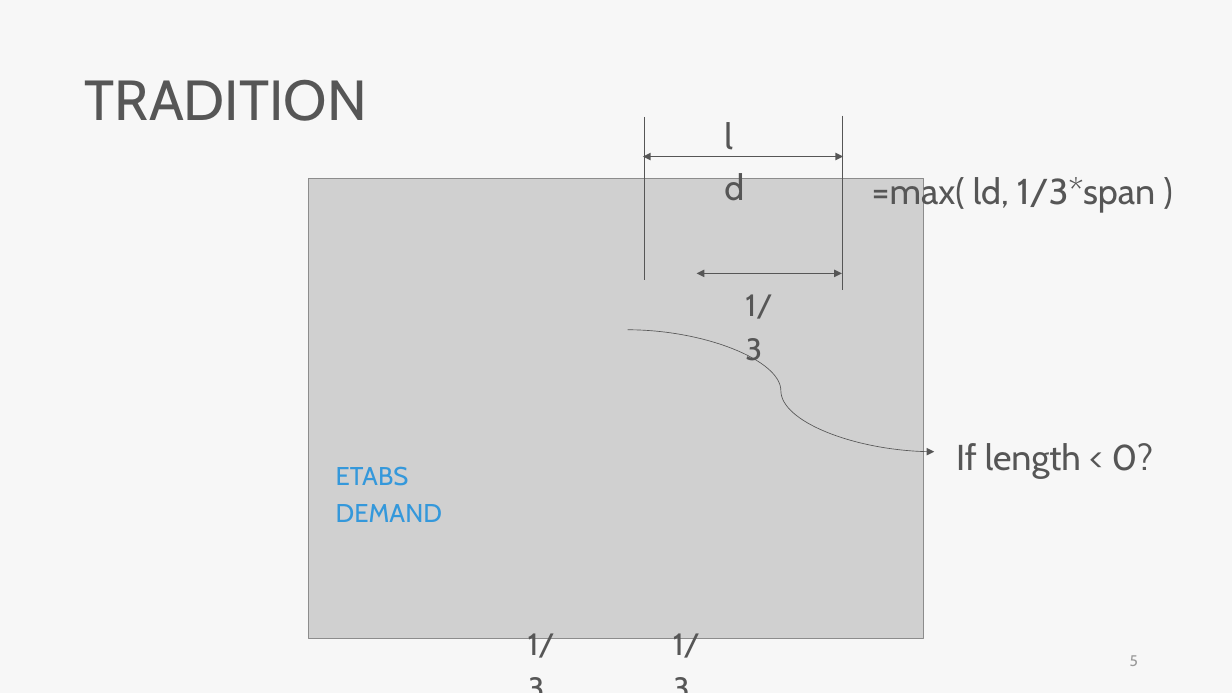
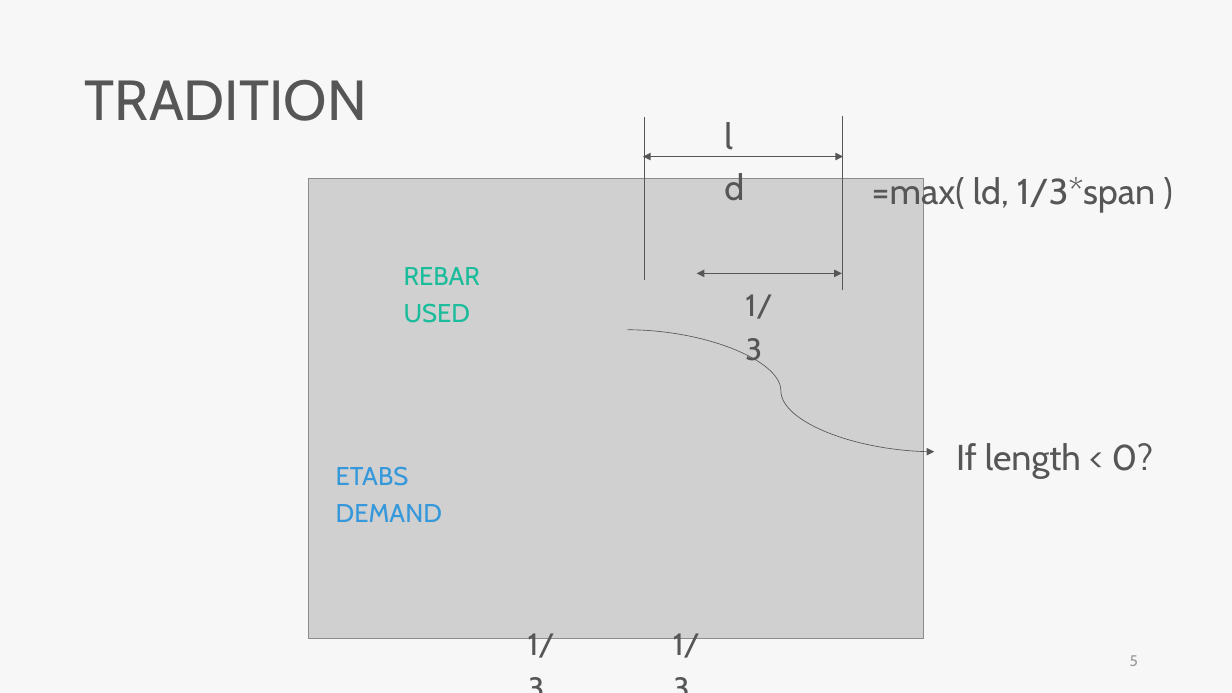
Before and after one commit to skyran1278/VbaProject, a slide deck: slide 5 of 20180126_SmartCut/Meeting/20181206 Meeting/20181206 Meeting.pptx. Drawn at 1232x693 pixels with LibreOffice and Linux fonts; fonts in the diff are those of the drawing; grey boxes stand for pictures. Boxes give left, top, right and bottom in pixels: in the first picture for what was removed or moved away, otherwise in the second. Text is boxed around its words. In the diff, an @@ line names an element or a change of style, - is before the commit and + after.

```diff
--- a/20180126_SmartCut/Meeting/20181206 Meeting/20181206 Meeting.pptx
+++ b/20180126_SmartCut/Meeting/20181206 Meeting/20181206 Meeting.pptx
@@ text added at [404, 267, 480, 323], 20 pt, text #1ABC9C @@
+REBAR USED
```
Also in this commit, not shown: 4 other slides changed, 1 slide added, 3 other files.
